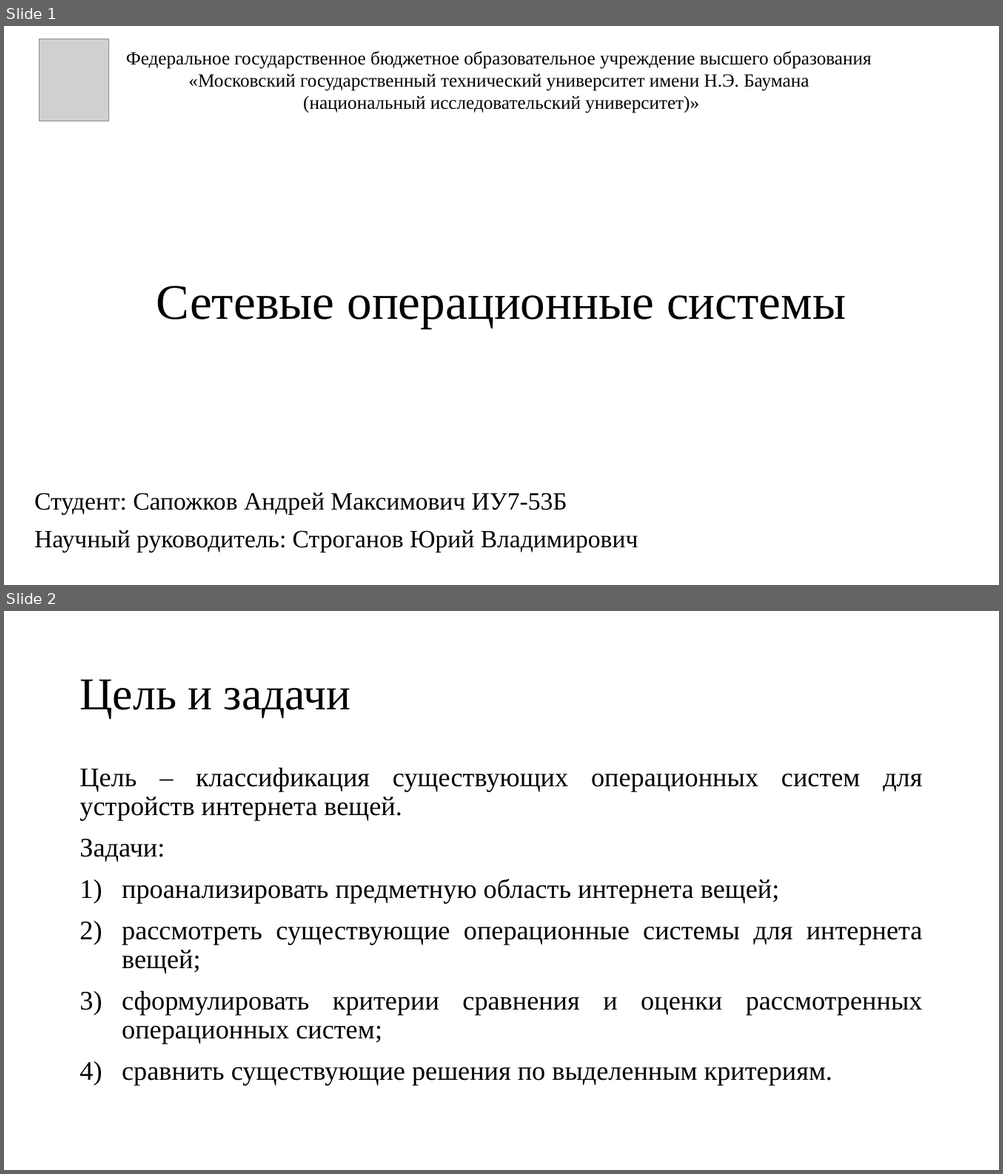
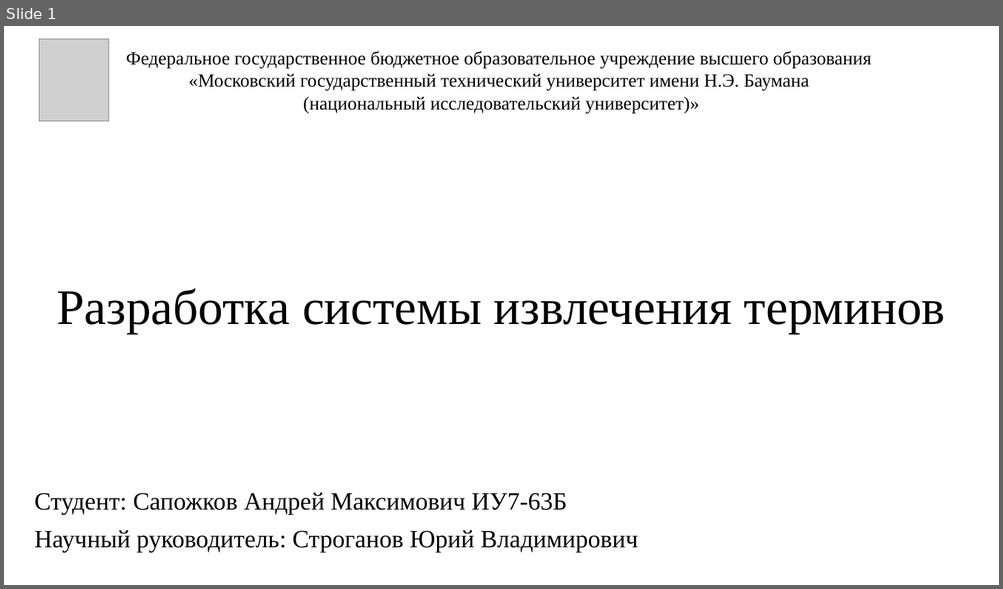
Before and after one commit to Inspirate789/Thermy-backend, a slide deck: docs/presentation/databases/presentation.pptx. Shown one above the other, each under a label of ours: slides 1 and 2 before the commit, slide 1 after it. The pictures are 1003x1174 and 1003x589 pixels, drawn with LibreOffice and Linux fonts; fonts in the diff are those of the drawing; grey boxes stand for pictures. Boxes give left, top, right and bottom in pixels: in the first picture for what was removed or moved away, otherwise in the second. Text is boxed around its words. In the diff, an @@ line names an element or a change of style, - is before the commit and + after.

```diff
--- a/docs/presentation/databases/presentation.pptx
+++ b/docs/presentation/databases/presentation.pptx
@@ slide 2 removed at <box>4,611,999,1170</box>, background #FFFFFF @@
@@ title removed at <box>79,679,351,718</box> @@
-Цель и задачи
@@ text removed at <box>79,767,922,1086</box> @@
-Цель – классификация существующих операционных систем для устройств интернета вещей.
-Задачи:
-1) проанализировать предметную область интернета вещей;
-2) рассмотреть существующие операционные системы для интернета вещей;
-3) сформулировать критерии сравнения и оценки рассмотренных операционных систем;
-4) сравнить существующие решения по выделенным критериям.
@@ slide 1 changed as well @@
@@ title at <box>57,289,945,334</box>: text changed @@
-Сетевые операционные системы
+Разработка системы извлечения терминов
@@ subtitle at <box>34,493,567,515</box>: text changed @@
-Студент: Сапожков Андрей Максимович ИУ7-53Б
+Студент: Сапожков Андрей Максимович ИУ7-63Б
```
Also in this commit, not shown: 12 slides added, 7 other slides removed, 4 other files.
